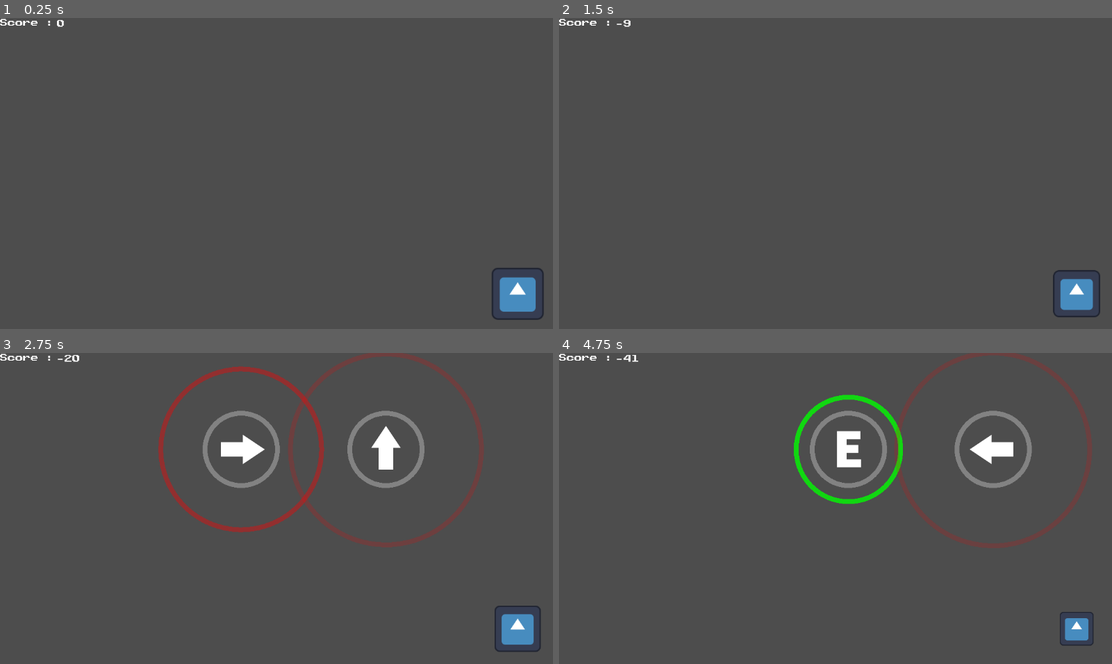
Above: before the commit, frames 1-4 (two rows, left to right).
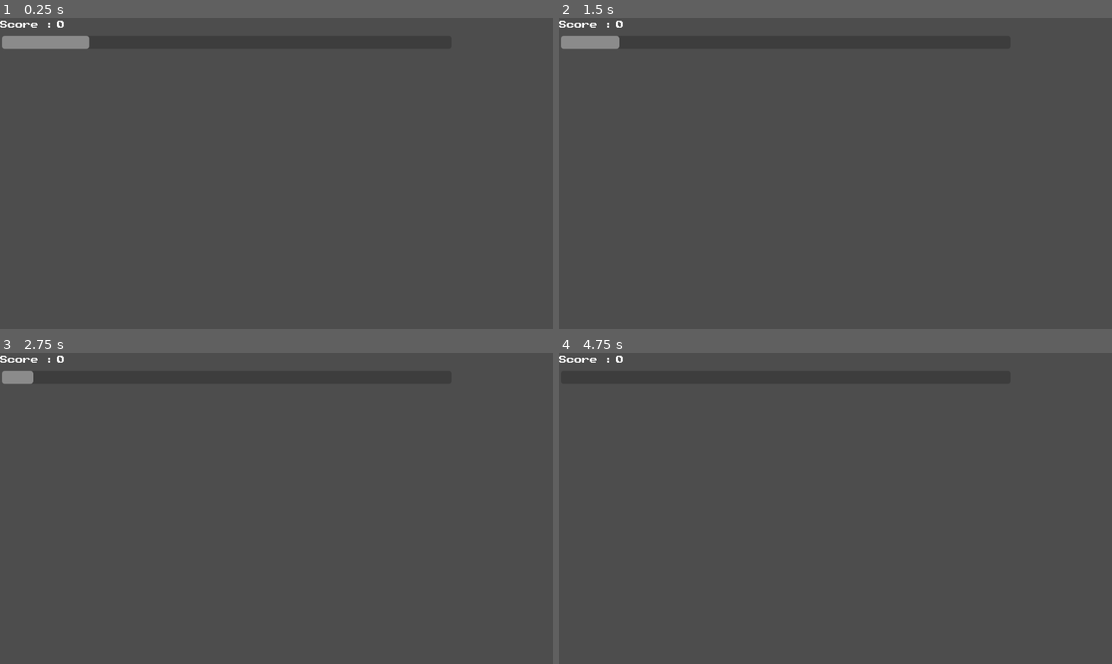
Above: after the commit, the same moments.

Repository: Mastoast/AntiCapitalism
Game: Godot game, scene res://scenes/capitalist_level.tscn
Same seed, same stepped clock (60 frames per second), same inputs: the game is played once before the commit and once after it. Before the commit the project starts from res://scenes/test_scene.tscn. The engine's default icon, where the game draws it, is replaced by a stand-in: a white triangle on a blue panel in a dark square. Sound files missing from this copy of the repository are replaced by a short silence.
Inputs:
- Up to frame 1 (0.25 s): no input
- Up to frame 2 (1.5 s): tap Enter (ui_accept) at 0.5, 0.77 s; hold D (input_right) 0.53-1.28 s; tap E (input_action) at 0.6 s; hold Down (input_down) from 1.28 s (still down); tap Space (input_begin) at 1.35 s
- Up to frame 3 (2.75 s): tap Enter (ui_accept) at 1.52 s; release Down (input_down) at 2.03 s; hold D (input_right) from 2.03 s (still down); tap E (input_action) at 2.1 s
- Up to frame 4 (4.75 s): release D (input_right) at 2.78 s; hold Up (input_up) 2.78-3.53 s; tap Space (input_begin) at 2.85, 4.35 s; tap Enter (ui_accept) at 3.02, 3.77, 4.52 s; hold Left (input_left) from 3.53 s (still down); tap E (input_action) at 3.6 s

The runs differ from the first frame. In frame 1, 1.7% of the frame differs, in the area x 0-99%, y 0-98%; in frame 2, 1.4%; in frame 3, 6.2%, in the area x 0-98%, y 0-97%; in frame 4, 5.1%.

Commit message:
Better sync

Diff:
--- a/project.godot
+++ b/project.godot
@@ -11,7 +11,7 @@
 [application]
 
 config/name="AntiCapitalism"
-run/main_scene="res://scenes/test_scene.tscn"
+run/main_scene="res://scenes/capitalist_level.tscn"
 config/features=PackedStringArray("4.0", "GL Compatibility")
 config/icon="res://sprites/icon.svg"
 
--- /dev/null
+++ b/scenes/capitalist_level.tscn
@@ -0,0 +1,32 @@
+[gd_scene load_steps=3 format=3 uid="uid://cnp4dmlfkp0m6"]
+
+[ext_resource type="Script" path="res://scripts/capitalist_level.gd" id="1_2kj73"]
+[ext_resource type="Theme" uid="uid://ced1k3bls70p" path="res://themes/arcade_theme.tres" id="2_0yje6"]
+
+[node name="capitalist_level" type="Node2D"]
+script = ExtResource("1_2kj73")
+
+[node name="ComboBar" type="ProgressBar" parent="."]
+offset_left = 4.0
+offset_top = 37.0
+offset_right = 936.0
+offset_bottom = 64.0
+allow_greater = true
+show_percentage = false
+
+[node name="ScoreText" type="RichTextLabel" parent="."]
+offset_left = 118.0
+offset_top = 4.0
+offset_right = 202.0
+offset_bottom = 47.0
+theme = ExtResource("2_0yje6")
+text = "0"
+
+[node name="ScoreLabel" type="RichTextLabel" parent="."]
+offset_top = 4.0
+offset_right = 118.0
+offset_bottom = 38.0
+theme = ExtResource("2_0yje6")
+text = "Score :"
+scroll_active = false
+autowrap_mode = 0
--- /dev/null
+++ b/scripts/capitalist_level.gd
@@ -0,0 +1,34 @@
+extends Node2D
+
+var distance = 0.0
+var score = 0
+var combo = 20.0
+
+var combo_decrease_speed = 5.0
+var previous_time = 0.0
+
+func _ready():
+	randomize()
+	StaticMusic.play(StaticMusic.music1, 1.0)
+	StaticMusic.new_beat.connect(_on_new_beat)
+
+
+func _process(delta):
+	var current_time = StaticMusic.get_player_total_position()
+	combo -= combo_decrease_speed * (current_time - previous_time)
+	#
+	$ScoreText.text = str(score)
+	$ComboBar.value = combo
+	previous_time = current_time
+
+func _on_new_beat():
+	pass
+
+func _on_qte_success(precision:float):
+	score += 10 * (1.0 - precision)
+
+func _on_qte_failure(precision:float):
+	score -= 5
+
+func _on_bad_input():
+	score -= 3
--- a/scripts/qte.gd
+++ b/scripts/qte.gd
@@ -20,12 +20,14 @@
 	"input_action": {"rotation": 0}
 }
 
+var creation_time = 0.0
 var counter = 0.0
 var timer := 1.0
 var expected_action := "ui_accept"
 
 func init(timer:float = timer, action:String = expected_action):
 	self.timer = timer
+	self.creation_time = StaticMusic.get_player_total_position()
 	self.expected_action = action
 	$TextEdit.text = action
 	if action == "input_action":
@@ -40,7 +42,7 @@
 func _process(delta):
 	if counter > timer + max_input_delay:
 		self.fail()
-	counter += delta
+	counter = StaticMusic.get_player_total_position() - creation_time
 	if is_input_valid():
 		arc_color = Color.GREEN
 	else:
--- a/scripts/singletons/StaticMusic.gd
+++ b/scripts/singletons/StaticMusic.gd
@@ -21,7 +21,7 @@
 	pass
 
 func _process(delta):
-	if player.playing:
+	if player and player.playing:
 		if player.get_playback_position() < last_player_position:
 			loop_count += 1
 #			print("LOOP: ", loop_count)
@@ -52,6 +52,9 @@
 func stop():
 	player.stop()
 
+func resume():
+	player.play((beat_count - 1) * beat_length)
+
 func get_player_total_position():
 	return player.stream.get_length() * loop_count + player.get_playback_position()
 	+ AudioServer.get_time_since_last_mix() - AudioServer.get_output_latency()
